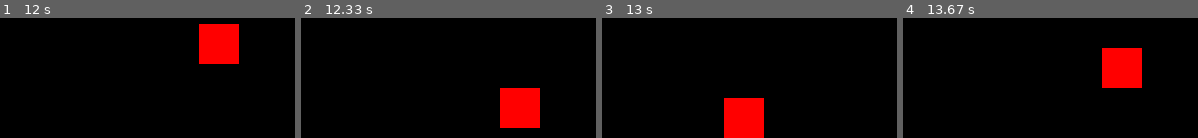
Above: before the commit, frames 1-4 (left to right).
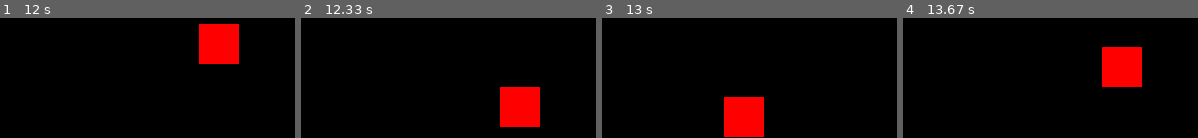
Above: after the commit, the same moments.

Repository: Equipe-Rocket-ES2024/PSA
Game: pygame game, started from main.py
Two runs of this game, one before a commit and one after it. Both use one fixed random seed, a clock stepped at 60 frames per second and the inputs below.
Inputs:
- Up to frame 1 (12 s): hold Left 0.33-0.87 s; hold Down 0.9-1.2 s; hold Left 1.23-1.63 s; hold Up 1.67-2.03 s; hold Right 2.07-2.7 s; hold Down 2.73-3.1 s; hold Left 3.13-3.6 s; hold Right 3.63-4.1 s; hold Up 4.13-4.43 s; hold Right 4.47-4.93 s; hold Left 4.97-5.5 s; hold Down 5.53-5.83 s; hold Left 5.87-6.27 s; hold Up 6.3-6.67 s; hold Right 6.7-7.33 s; hold Down 7.37-7.73 s; hold Left 7.77-8.23 s; hold Right 8.27-8.73 s; hold Up 8.77-9.07 s; hold Right 9.1-9.57 s; hold Left 9.6-10.13 s; hold Down 10.17-10.47 s; hold Left 10.5-10.9 s; hold Up 10.93-11.3 s; hold Right 11.33-11.97 s
- Up to frame 2 (12.33 s): hold Down from 12 s (still down)
- Up to frame 3 (13 s): release Down at 12.37 s; hold Left 12.4-12.87 s; hold Right from 12.9 s (still down)
- Up to frame 4 (13.67 s): release Right at 13.37 s; hold Up from 13.4 s (still down)

Frame 1 is identical in both runs. In frame 2, 0.2% of the frame differs, in the area x 67-82%, y 57-92%; in frame 3, 0.2%; in frame 4, 0.2%.

Commit message:
limites de movimentação

Diff:
--- a/src/game/game.py
+++ b/src/game/game.py
@@ -58,10 +58,8 @@
         self.objects.append(object)
 
     def physics_proccess(self, delta_time: float) -> None:
-        screen_width = self.setup.screen_width
-        screen_height = self.setup.screen_height
-
-        print(screen_width)
+        screen_width = self.setup.screen_width / 20
+        screen_height = self.setup.screen_height / 20
 
         for object in self.objects:
             object.physics_proccess(delta_time, screen_width, screen_height)
--- a/src/library/object/object.py
+++ b/src/library/object/object.py
@@ -10,17 +10,25 @@
         self.pixel_to_meters = 0
 
     def physics_proccess(self, delta_time: float, screen_width: int, screen_height: int) -> None:
-        # Atualiza a posição baseada na velocidade e no tempo
-        self._position.x += self._speed.x * delta_time
-        self._position.y += self._speed.y * delta_time
+        # Calcular a nova posição
+        new_x = self._position.x + self._speed.x * delta_time
+        new_y = self._position.y + self._speed.y * delta_time
 
-        # Limita a posição dentro dos limites da tela
-        if self._position.x < 0:
-            self._position.x = 0
-        elif self._position.x + self._size > screen_width:
-            self._position.x = screen_width - self._size
+        # Limitar a posição dentro dos limites da tela
+        # Verificar limite esquerdo
+        if new_x < 0:
+            new_x = 0
+        # Verificar limite direito
+        elif new_x + self._size > screen_width:
+            new_x = screen_width - self._size
 
-        if self._position.y < 0:
-            self._position.y = 0
-        elif self._position.y + self._size > screen_height:
-            self._position.y = screen_height - self._size
+        # Verificar limite superior
+        if new_y < 0:
+            new_y = 0
+        # Verificar limite inferior
+        elif new_y + self._size > screen_height:
+            new_y = screen_height - self._size
+
+        # Atualizar a posição apenas se estiver dentro dos limites
+        self._position.x = new_x
+        self._position.y = new_y
